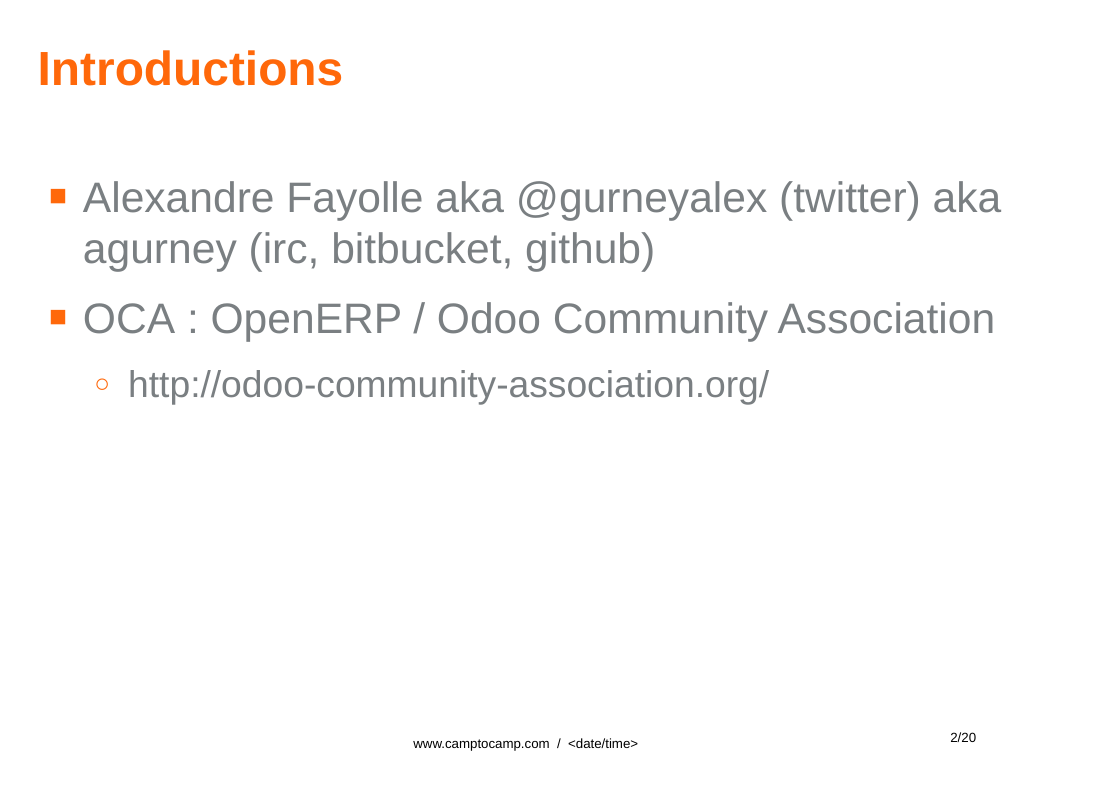
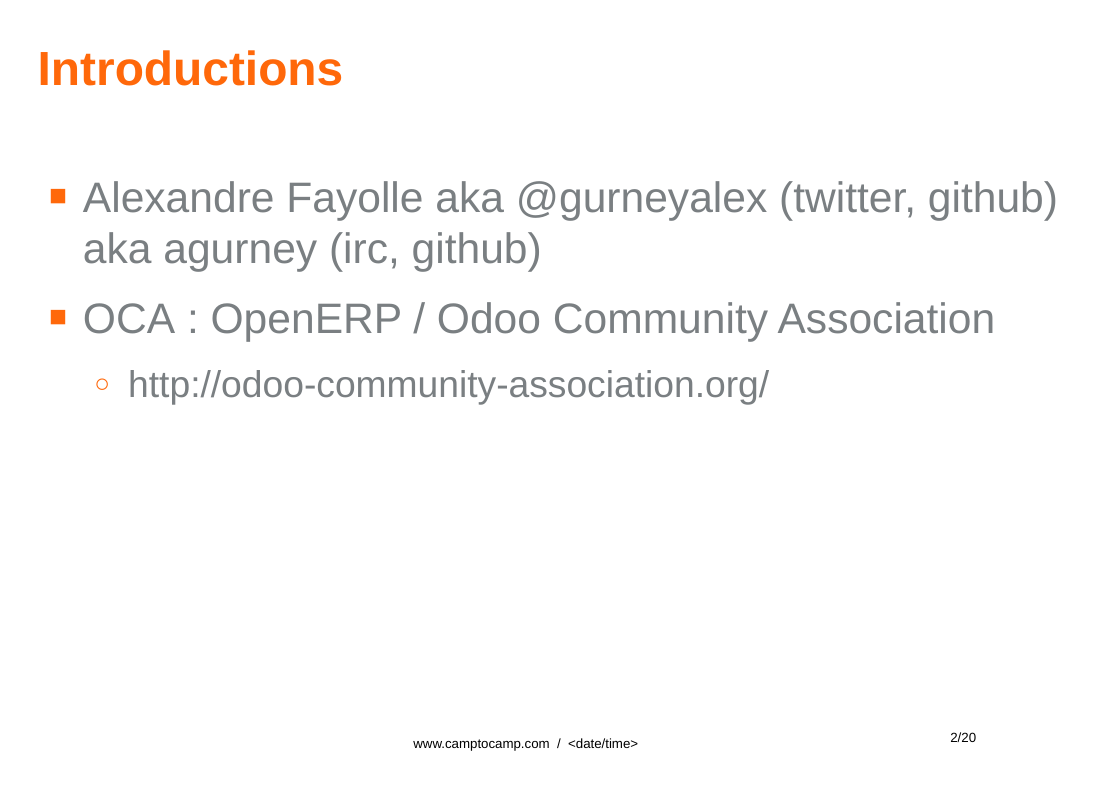
Before and after one commit to gurneyalex/community-days, a slide deck: slide 2 of 2014/talks/Community.odp. Drawn at 1120x792 pixels with LibreOffice and Linux fonts; fonts in the diff are those of the drawing; background and template pictures are left out. Boxes give left, top, right and bottom in pixels: in the first picture for what was removed or moved away, otherwise in the second. Text is boxed around its words. In the diff, an @@ line names an element or a change of style, - is before the commit and + after.

Commit message:
fix my github account

```diff
--- a/2014/talks/Community.odp
+++ b/2014/talks/Community.odp
@@ text at (83,181,1058,272): text changed @@
-■ Alexandre Fayolle aka @gurneyalex (twitter) aka agurney (irc, bitbucket, github)
+■ Alexandre Fayolle aka @gurneyalex (twitter, github) aka agurney (irc, github)
```
